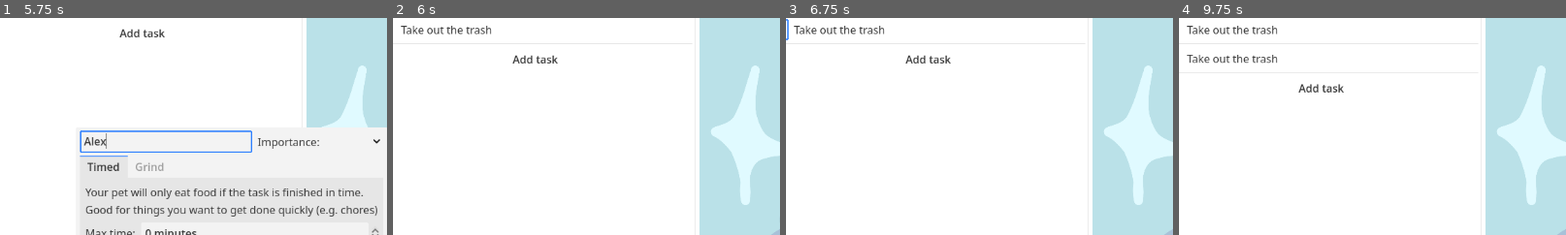
Above: before the commit, frames 1-4 (left to right).
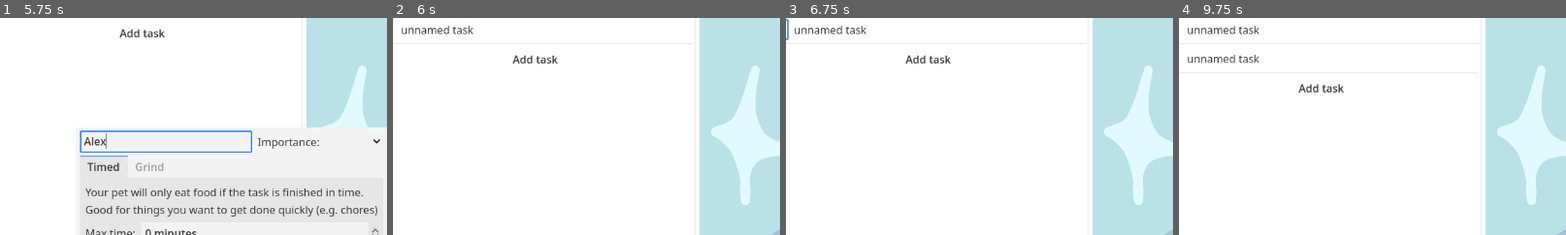
Above: after the commit, the same moments.

Repository: piksalchaos/taskapet
Game: Godot game, scene res://scenes/main.tscn
Two runs of this game, one before a commit and one after it. Both use one fixed random seed, a clock stepped at 60 frames per second and the inputs below.
Inputs (mouse positions are % of the whole screen's width and height, from its top left):
- Up to frame 1 (5.75 s): click (16, 2) at 0.5 s; click (50, 44) at 1.27 s; type "Alex" at 1.35 s; click (16, 2) at 2 s; click "Create new project" at 2.75 s; click "Alex" at 3.5 s; click "Add task" at 4.25 s; click (42, 33) at 5.02 s; type "Alex" at 5.1 s
- Up to frame 2 (6 s): click "Create new timed task" at 5.75 s
- Up to frame 3 (6.75 s): click (19, 8) at 6.5 s
- Up to frame 4 (9.75 s): click "Alex" at 7.25 s; click (19, 8) at 8 s; click "Add task" at 8.75 s; click "Create new timed task" at 9.5 s
The pictures show only the part of the screen within x 20-70%, y 5-55%; the shares and areas given below are measured in that part.

Frame 1 is identical in both runs. In frame 2, 0.5% of the frame differs, in the area x 2-26%, y 3-8%; in frame 3, 0.5%; in frame 4, 1.0%, in the area x 2-26%, y 3-21%.

Commit message:
change label for unnamed tasks

Diff:
--- a/scenes/gui/task_display.tscn
+++ b/scenes/gui/task_display.tscn
@@ -12,7 +12,7 @@
 
 [node name="Label" type="Label" parent="HBoxContainer"]
 layout_mode = 2
-text = "Take out the trash"
+text = "unnamed task"
 
 [node name="Time" type="Label" parent="HBoxContainer"]
 layout_mode = 2
